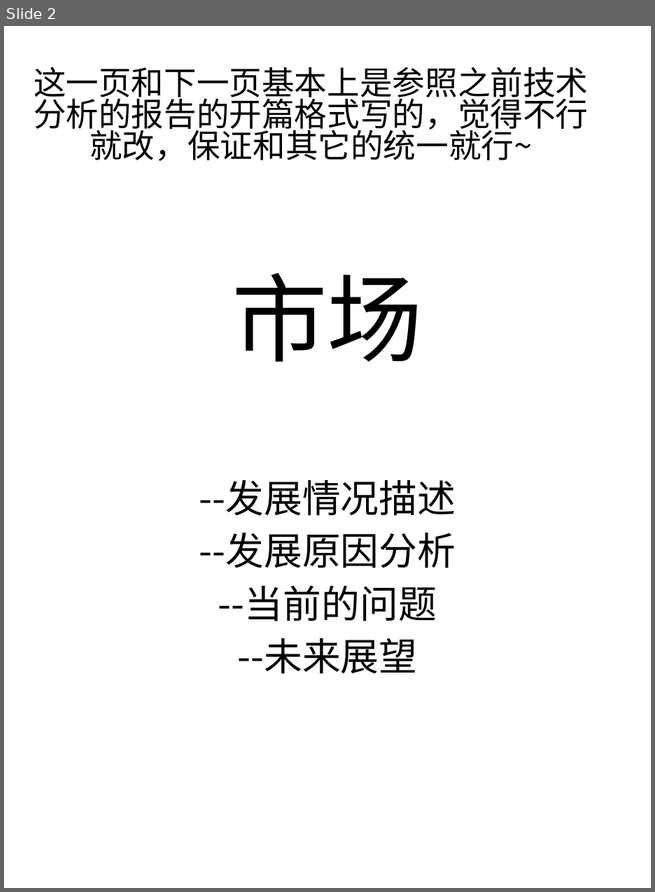
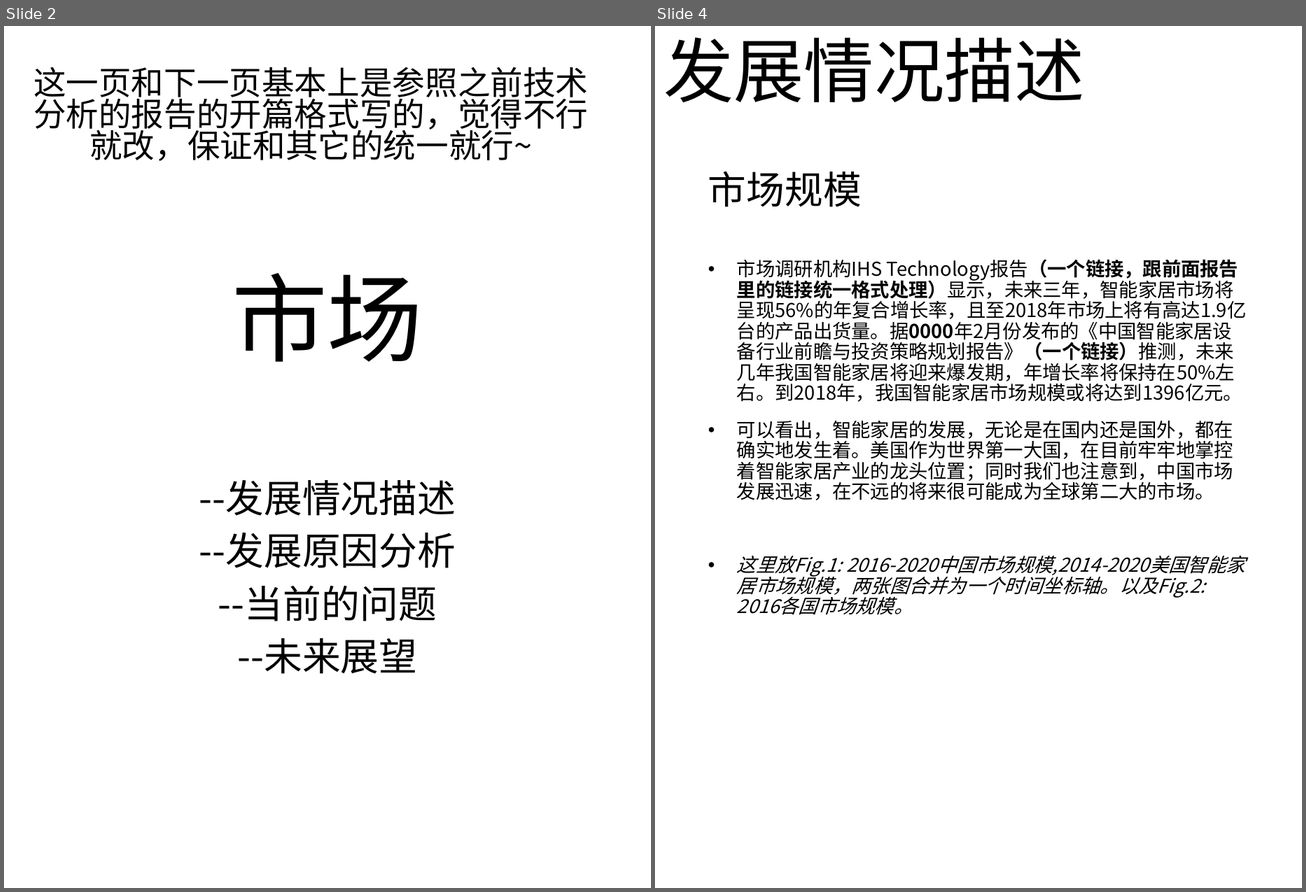
Before and after one commit to RLi43/Industry-Frontier, a slide deck: 市场/排版.pptx. Shown side by side, each under a label of ours: slide 2 before the commit, slides 2 and 4 after it; the slides between them are not shown. The pictures are 655x892 and 1306x892 pixels, drawn with LibreOffice and Linux fonts; fonts in the diff are those of the drawing. Boxes give left, top, right and bottom in pixels: in the first picture for what was removed or moved away, otherwise in the second. Text is boxed around its words. In the diff, an @@ line names an element or a change of style, - is before the commit and + after.

```diff
--- a/市场/排版.pptx
+++ b/市场/排版.pptx
@@ slide 4 added at box(655, 26, 1302, 888), background #FFFFFF @@
@@ title added at box(663, 37, 1085, 103), 58.7 pt, text #000000 @@
+发展情况描述
@@ text added at box(708, 171, 861, 207), 32 pt, text #000000 @@
+市场规模
@@ text added at box(737, 259, 1247, 615), 16 pt, text #000000 @@
+• 市场调研机构IHS Technology报告（一个链接，跟前面报告里的链接统一格式处理）显示，未来三年，智能家居市场将呈现56%的年复合增长率，且至2018年市场上将有高达1.9亿台的产品出货量。据0000年2月份发布的《中国智能家居设备行业前瞻与投资策略规划报告》（一个链接）推测，未来几年我国智能家居将迎来爆发期，年增长率将保持在50%左右。到2018年，我国智能家居市场规模或将达到1396亿元。
+• 可以看出，智能家居的发展，无论是在国内还是国外，都在确实地发生着。美国作为世界第一大国，在目前牢牢地掌控着智能家居产业的龙头位置；同时我们也注意到，中国市场发展迅速，在不远的将来很可能成为全球第二大的市场。
+• 这里放Fig.1: 2016-2020中国市场规模,2014-2020美国智能家居市场规模，两张图合并为一个时间坐标轴。以及Fig.2: 2016各国市场规模。
```
Also in this commit, not shown: 1 slide changed, 1 other slide added, 1 slide removed, 1 other file.
